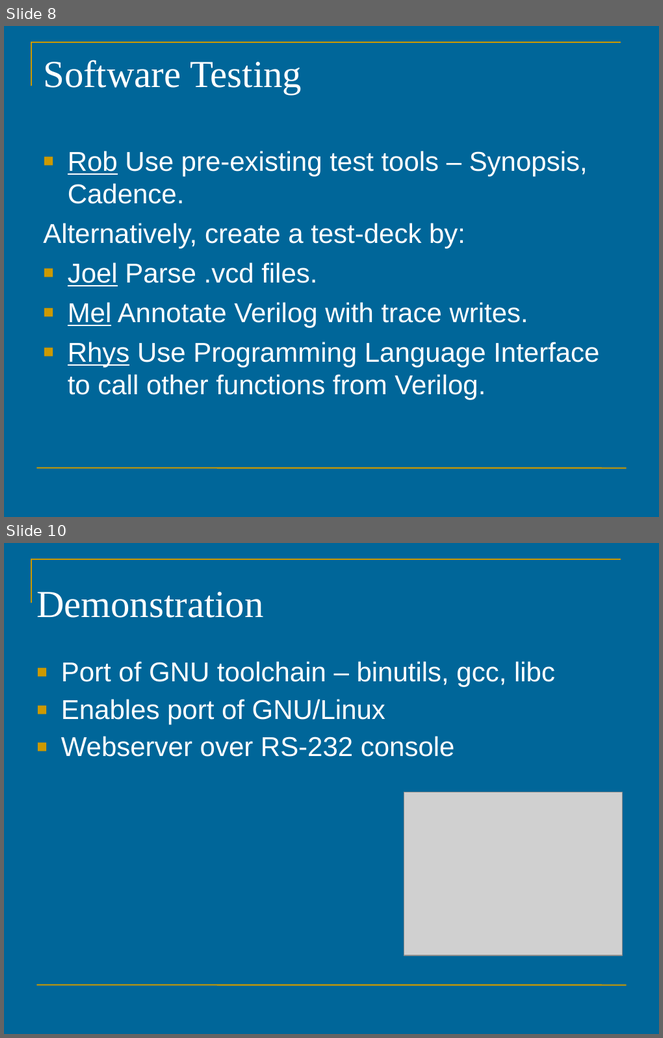
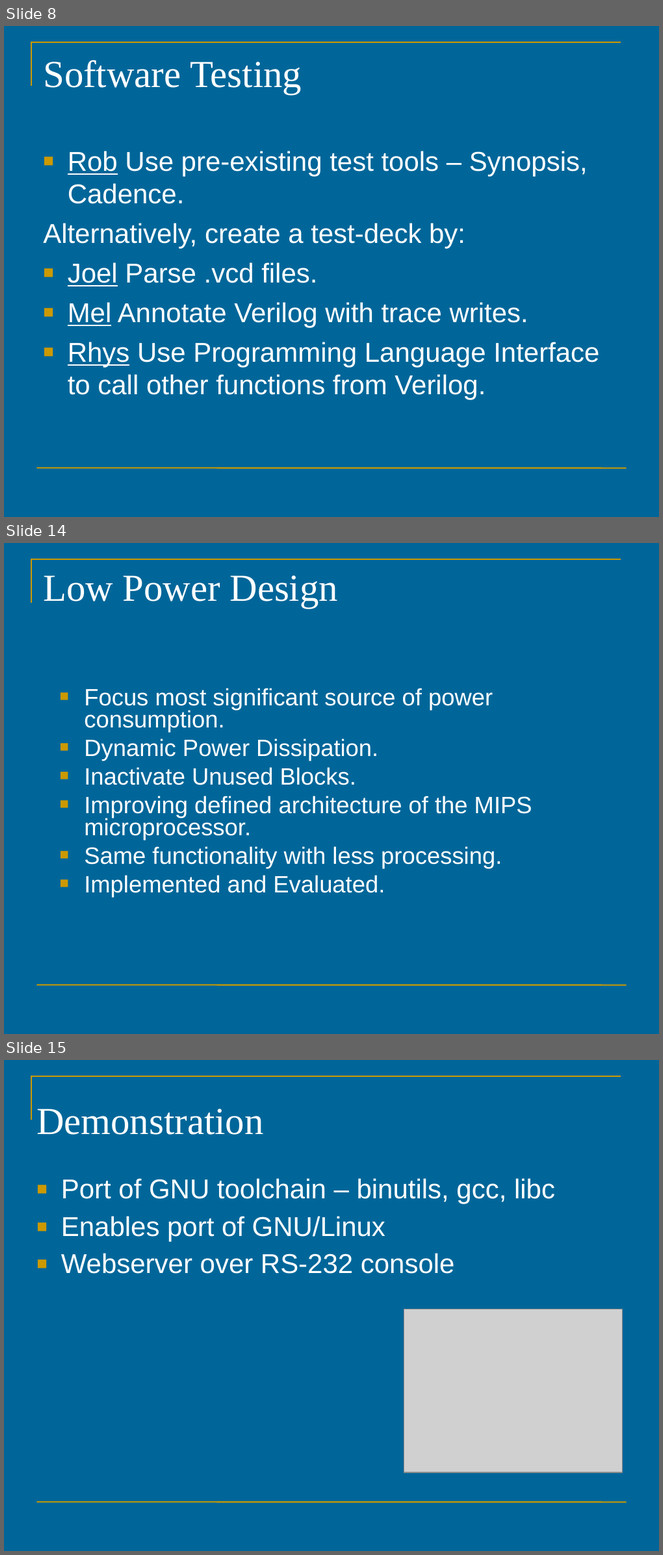
Before and after one commit to maikmerten/hmc-mips, a slide deck: uoa/doc/proposal-seminar.ppt. Shown one above the other, each under a label of ours: slides 8 and 10 before the commit, slides 8, 14 and 15 after it; the slides between them are not shown. The pictures are 663x1038 and 663x1555 pixels, drawn with LibreOffice and Linux fonts; fonts in the diff are those of the drawing; grey boxes stand for pictures. Boxes give left, top, right and bottom in pixels: in the first picture for what was removed or moved away, otherwise in the second. Text is boxed around its words. In the diff, an @@ line names an element or a change of style, - is before the commit and + after.

```diff
--- a/uoa/doc/proposal-seminar.ppt
+++ b/uoa/doc/proposal-seminar.ppt
@@ slide 14 added at (4, 543, 659, 1034), background #006699; not listed: 2 template elements that a slide beside it also shows @@
@@ title added at (43, 575, 338, 608), 42 pt, text #FFFFFF @@
+Low Power Design
@@ text added at (84, 688, 532, 897), 26 pt, text #FFFFFF @@
+■ Focus most significant source of power consumption.
+■ Dynamic Power Dissipation.
+■ Inactivate Unused Blocks.
+■ Improving defined architecture of the MIPS microprocessor.
+■ Same functionality with less processing.
+■ Implemented and Evaluated.
@@ what was slide 10 is now slide 15 @@
```
Also in this commit, not shown: 5 other slides added, 1 slide removed.
